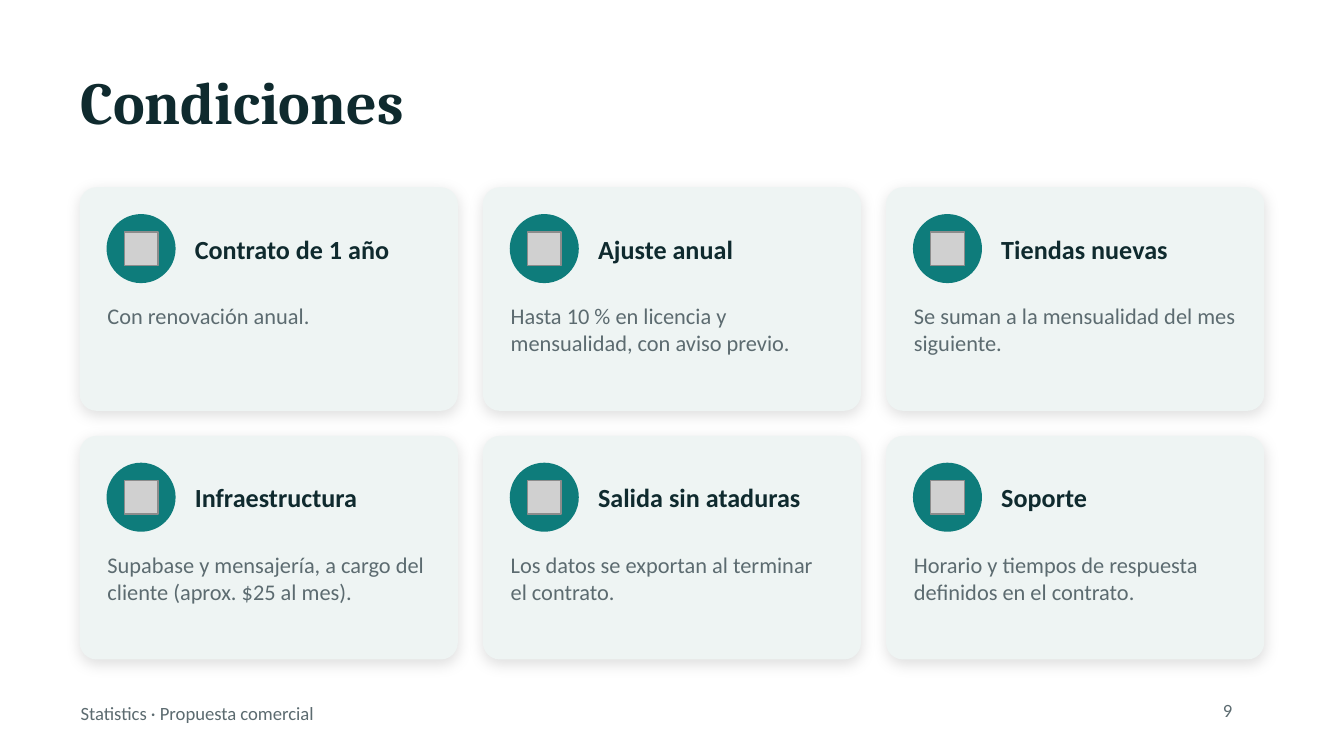
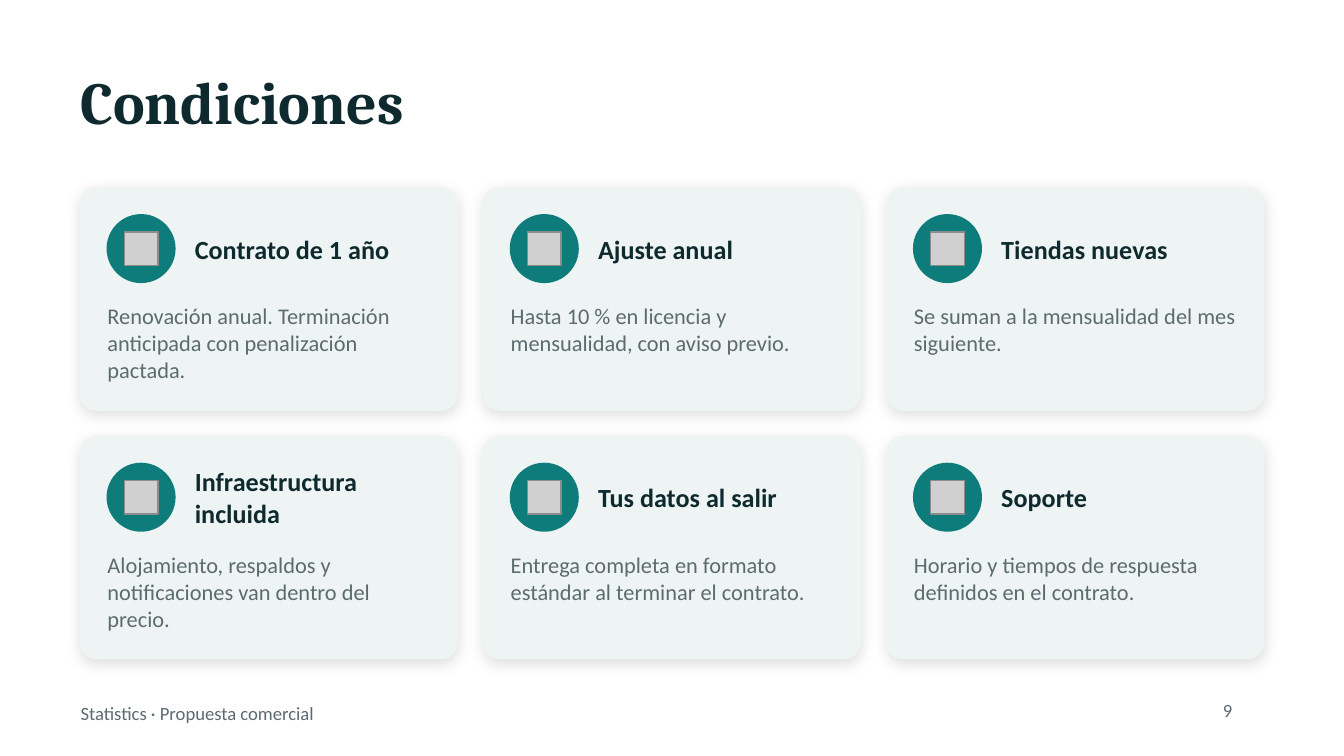
Before and after one commit to eduardojmr28-ops/statistics, a slide deck: slide 9 of propuesta/Propuesta_Statistics.pptx. Drawn at 1344x756 pixels with LibreOffice and Linux fonts; fonts in the diff are those of the drawing; grey boxes stand for pictures. Boxes give left, top, right and bottom in pixels: in the first picture for what was removed or moved away, otherwise in the second. Text is boxed around its words. In the diff, an @@ line names an element or a change of style, - is before the commit and + after.

```diff
--- a/propuesta/Propuesta_Statistics.pptx
+++ b/propuesta/Propuesta_Statistics.pptx
@@ text at bbox=[107, 308, 389, 382]: text changed @@
-Con renovación anual.
+Renovación anual. Terminación anticipada con penalización pactada.
@@ text at bbox=[195, 473, 357, 523]: text changed @@
-Infraestructura
+Infraestructura incluida
@@ text at bbox=[598, 488, 776, 507]: text changed @@
-Salida sin ataduras
+Tus datos al salir
@@ text at bbox=[107, 557, 370, 631]: text changed @@
-Supabase y mensajería, a cargo del cliente (aprox. $25 al mes).
+Alojamiento, respaldos y notificaciones van dentro del precio.
@@ text at bbox=[511, 557, 805, 600]: text changed @@
-Los datos se exportan al terminar el contrato.
+Entrega completa en formato estándar al terminar el contrato.
```
Also in this commit, not shown: 3 other slides changed.
